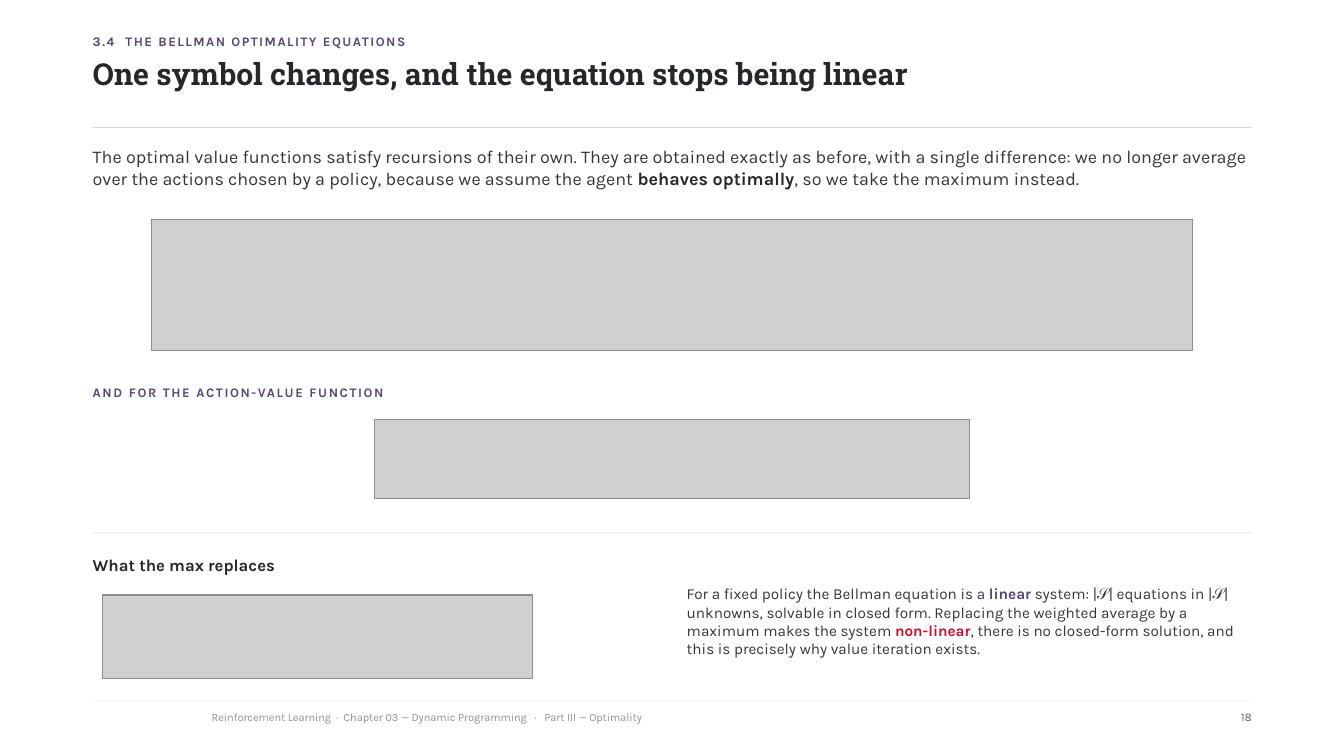
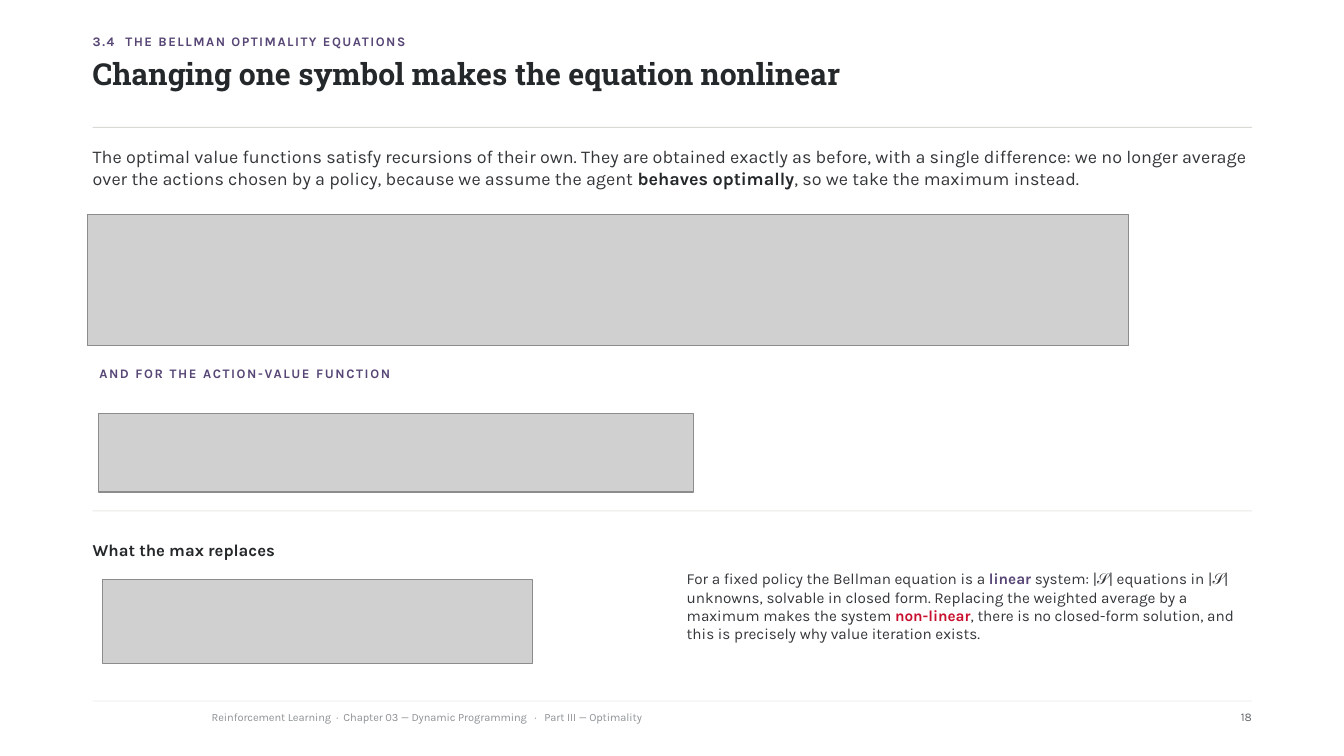
Before and after one commit to riccardoberta/reinforcement-learning, a slide deck: slide 18 of 03 - Dynamic Programming/slides.pptx. Drawn at 1344x756 pixels with LibreOffice and Linux fonts; fonts in the diff are those of the drawing; grey boxes stand for pictures; background and template pictures are left out. Boxes give left, top, right and bottom in pixels: in the first picture for what was removed or moved away, otherwise in the second. Text is boxed around its words. In the diff, an @@ line names an element or a change of style, - is before the commit and + after.

```diff
--- a/03 - Dynamic Programming/slides.pptx
+++ b/03 - Dynamic Programming/slides.pptx
@@ text at box(93, 62, 841, 92): text changed @@
-One symbol changes, and the equation stops being linear
+Changing one symbol makes the equation nonlinear
@@ picture: place and size @@
-picture at box(151, 219, 1193, 351)
+picture at box(88, 214, 1129, 346)
@@ text "AND FOR THE ACTION-VALUE FUNCTION": place and size @@
-text "AND FOR THE ACTION-VALUE FUNCTION" at box(93, 387, 698, 407)
+text "AND FOR THE ACTION-VALUE FUNCTION" at box(100, 368, 705, 388)
@@ picture: place and size @@
-picture at box(375, 419, 970, 498)
+picture at box(99, 413, 694, 492)
@@ rectangle: place and size @@
-rectangle at box(93, 532, 1252, 533)
+rectangle at box(93, 510, 1252, 511)
@@ 2 texts, 1 picture: place and size @@
-2 texts, 1 picture at box(93, 559, 1234, 679)
+2 texts, 1 picture at box(93, 544, 1234, 663)
```
Also in this commit, not shown: 20 other slides changed, 10 other files.
